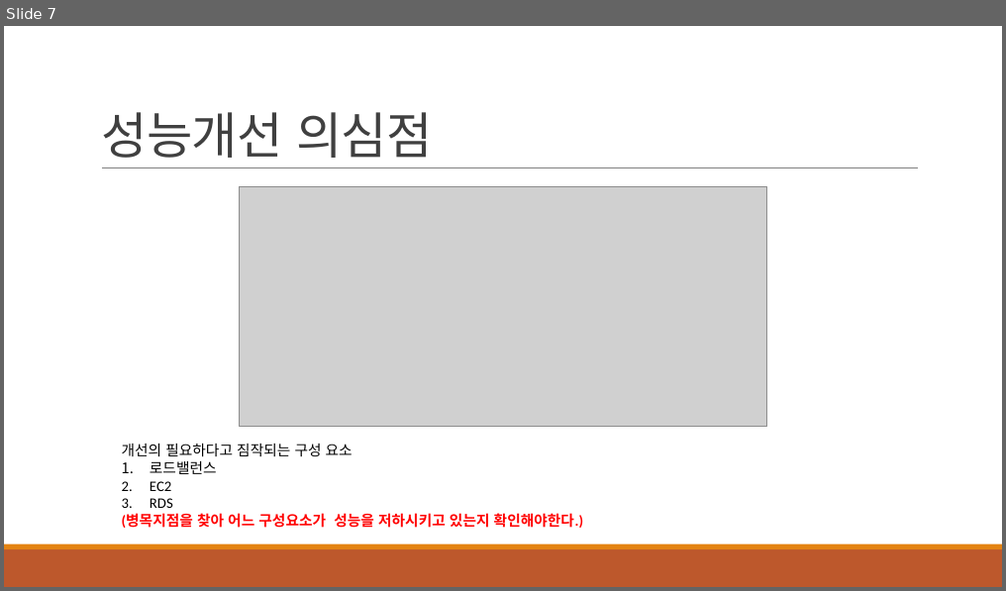
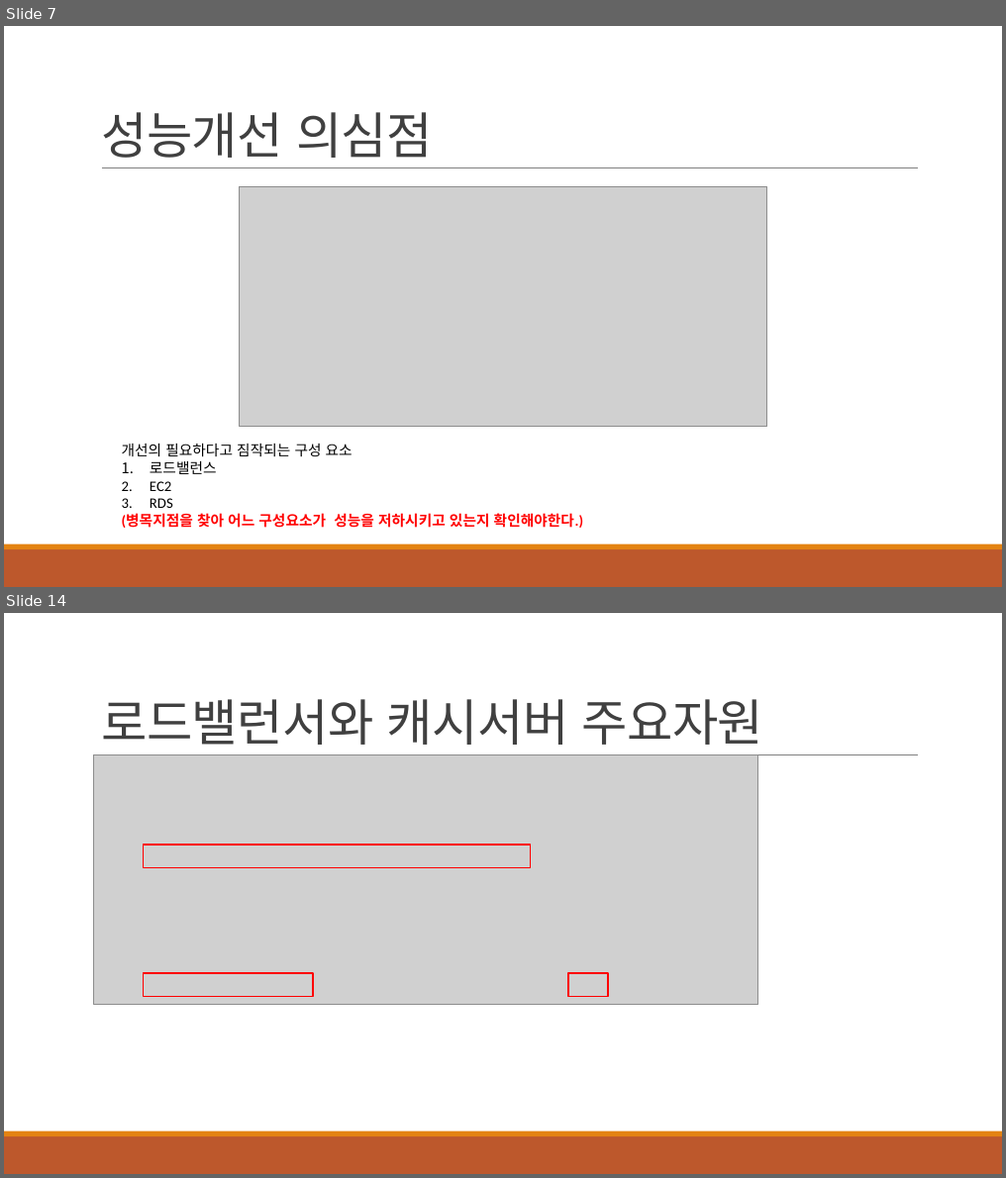
Before and after one commit to khb3025/study-load-test, a slide deck: ppt/3. 부하테스트 모니터 링.pptx. Shown one above the other, each under a label of ours: slide 7 before the commit, slides 7 and 14 after it; the slides between them are not shown. The pictures are 1006x591 and 1006x1178 pixels, drawn with LibreOffice and Linux fonts; fonts in the diff are those of the drawing; grey boxes stand for pictures. Boxes give left, top, right and bottom in pixels: in the first picture for what was removed or moved away, otherwise in the second. Text is boxed around its words. In the diff, an @@ line names an element or a change of style, - is before the commit and + after.

```diff
--- a/ppt/3. 부하테스트 모니터 링.pptx
+++ b/ppt/3. 부하테스트 모니터 링.pptx
@@ slide 14 added at [4,613,1002,1174], background #FFFFFF; not listed: 3 template elements that a slide beside it also shows @@
@@ title added at [101,699,763,745], 48 pt, text #404040 @@
+로드밸런서와 캐시서버 주요자원
@@ group added at [94,756,758,1004]: 3 rectangles, 1 picture @@
```
Also in this commit, not shown: 1 slide changed, 39 other slides added, 1 other file.
